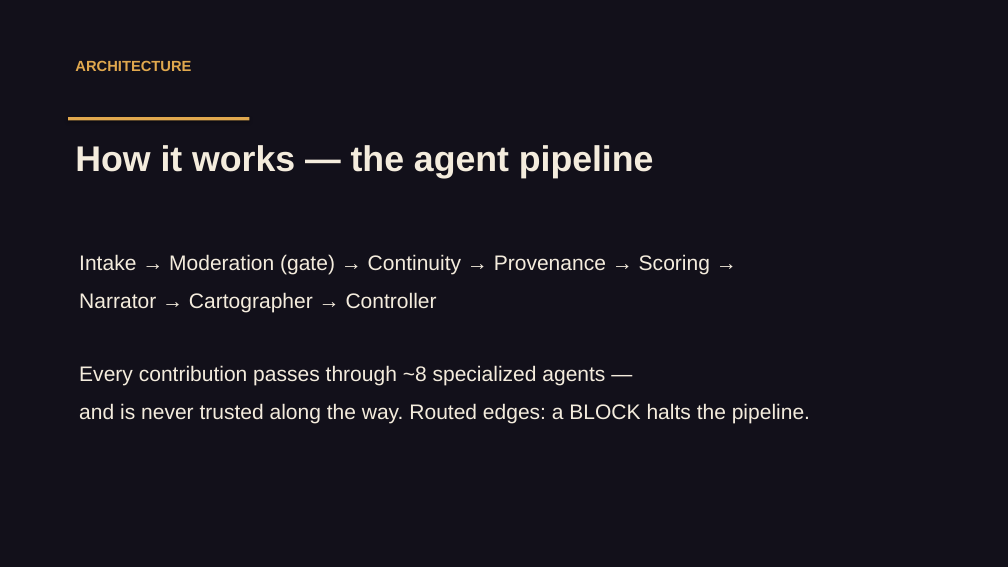
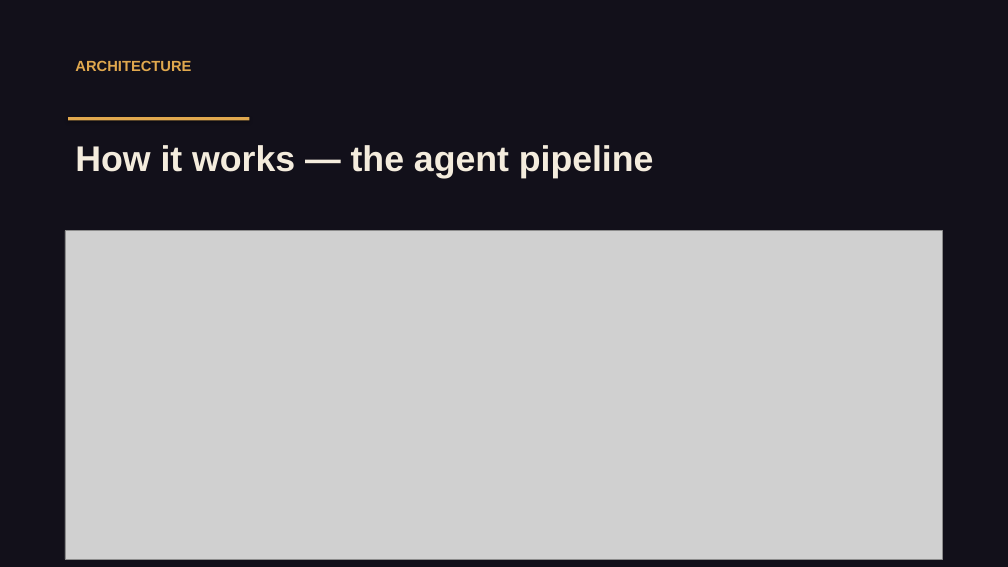
Before and after one commit to akai-joy/imaginary, a slide deck: slide 7 of WorldEngine_demo_slides.pptx. Drawn at 1008x567 pixels with LibreOffice and Linux fonts; fonts in the diff are those of the drawing; grey boxes stand for pictures. Boxes give left, top, right and bottom in pixels: in the first picture for what was removed or moved away, otherwise in the second. Text is boxed around its words. In the diff, an @@ line names an element or a change of style, - is before the commit and + after.

```diff
--- a/WorldEngine_demo_slides.pptx
+++ b/WorldEngine_demo_slides.pptx
@@ picture added at (x1=65, y1=231, x2=942, y2=560) @@
@@ text removed at (x1=79, y1=254, x2=810, y2=423) @@
-Intake → Moderation (gate) → Continuity → Provenance → Scoring →
-Narrator → Cartographer → Controller
-Every contribution passes through ~8 specialized agents —
-and is never trusted along the way. Routed edges: a BLOCK halts the pipeline.
```
Also in this commit, not shown: 2 other slides changed, 1 slide added, 7 other files.
